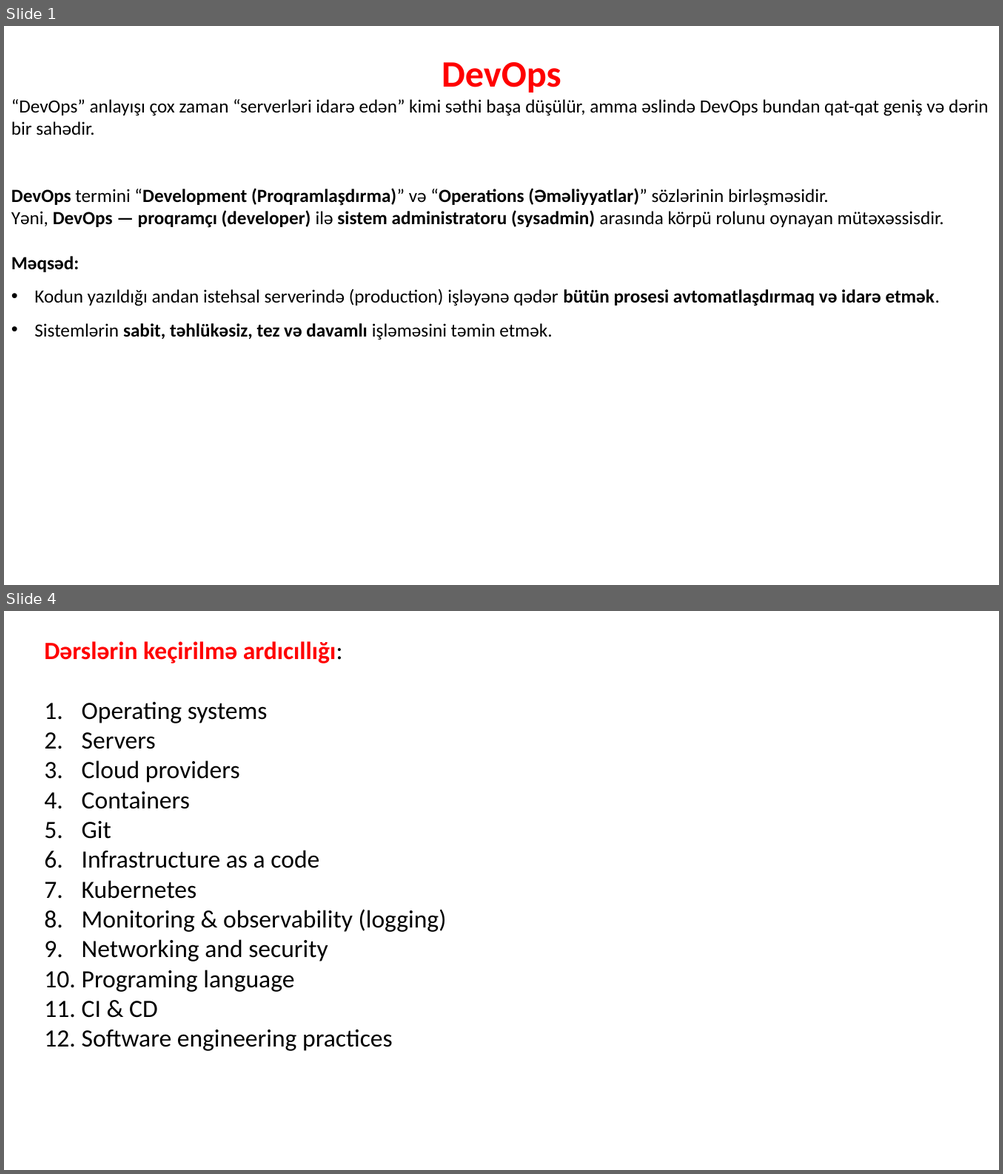
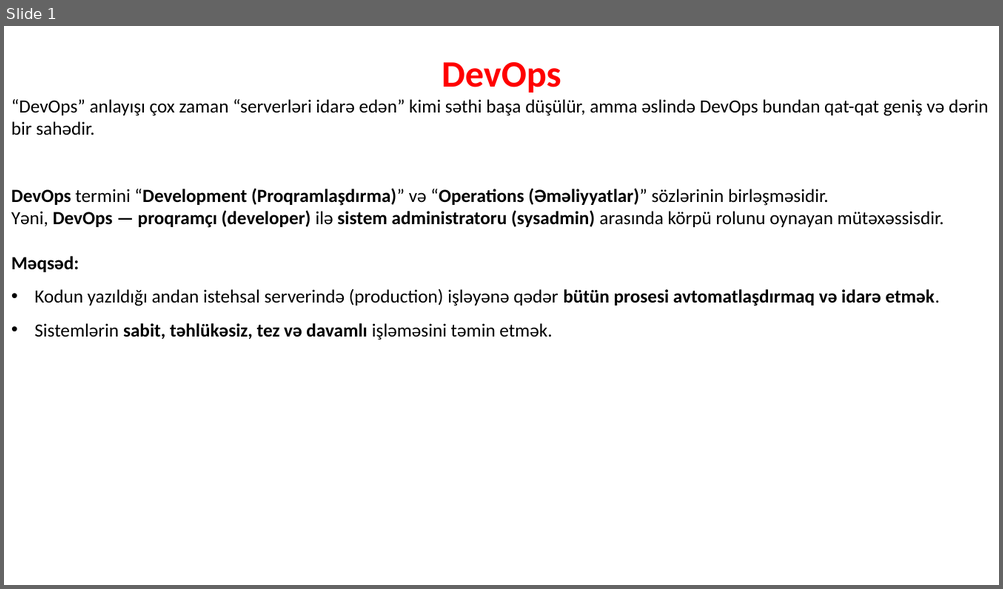
Before and after one commit to codeurient/DevOps, a slide deck: .lessons/Entry.pptx. Shown one above the other, each under a label of ours: slides 1 and 4 before the commit, slide 1 after it; the slides between them are not shown. The pictures are 1003x1174 and 1003x589 pixels, drawn with LibreOffice and Linux fonts; fonts in the diff are those of the drawing. Boxes give left, top, right and bottom in pixels: in the first picture for what was removed or moved away, otherwise in the second. Text is boxed around its words. In the diff, an @@ line names an element or a change of style, - is before the commit and + after.

```diff
--- a/.lessons/Entry.pptx
+++ b/.lessons/Entry.pptx
@@ slide 4 removed at bbox=[4, 611, 999, 1170], background #FFFFFF @@
@@ text removed at bbox=[44, 641, 447, 1051] @@
-Dərslərin keçirilmə ardıcıllığı:
-1. Operating systems
-2. Servers
-3. Cloud providers
-4. Containers
-5. Git
-6. Infrastructure as a code
-7. Kubernetes
-8. Monitoring & observability (logging)
-9. Networking and security
-10. Programing language
-11. CI & CD
-12. Software engineering practices
```
Also in this commit, not shown: 1 slide changed, 2 slides added, 2 other slides removed, 6 other files.
